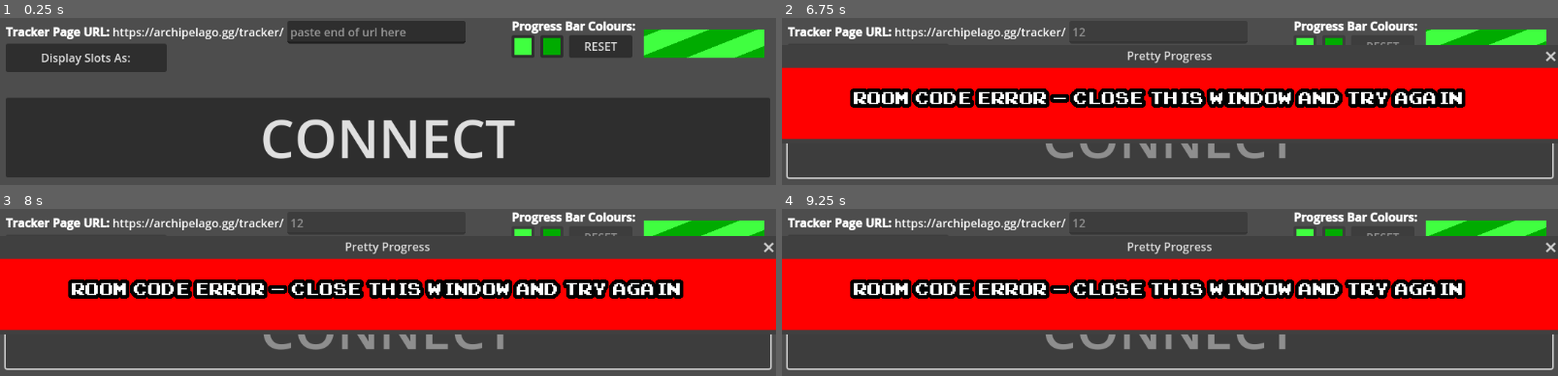
Above: before the commit, frames 1-4 (two rows, left to right).
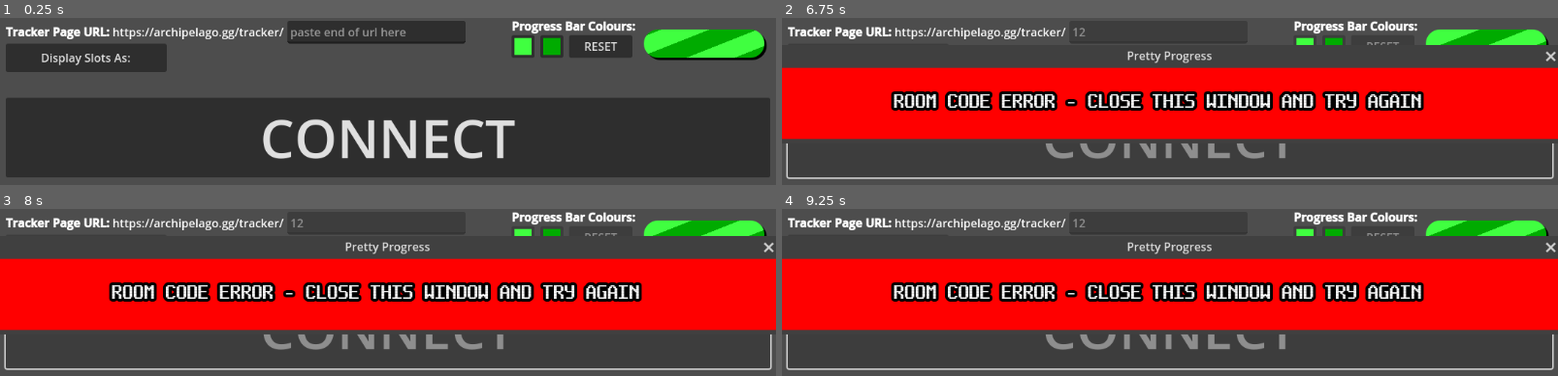
Above: after the commit, the same moments.

Repository: GirambQuamb/Archipelago-Pretty-Progress
Game: Godot game, scene res://launcher.tscn
Same seed, same stepped clock (60 frames per second), same inputs: the game is played once before the commit and once after it.
Inputs (mouse positions are in pixels of both pictures, inside the frame that each line leads up to):
- Up to frame 1 (0.25 s): no input
- Up to frame 2 (6.75 s): click (1162, 33) at 0.52 s; type "12" at 0.6 s; click "Display Slots As:" at 1.25 s; click "Display Slots As:" at 2 s; click "Display Slots As:" at 2.75 s; click "RESET" at 4.25 s; click "CONNECT" at 6.5 s
- Up to frame 3 (8 s): no input
- Up to frame 4 (9.25 s): no input

The runs differ from the first frame. In frame 1, 0.4% of the frame differs, in the area x 82-99%, y 6-26%; in frame 2, 8.2%; in frame 3, 8.2%, in the area x 8-99%, y 6-56%; in frame 4, 8.2%.

Commit message:
Drop Shadow + New Font
- Added a hard drop shadow to the progress bar. Might wanna make this optional...
- Changed the default font to a CC0 font
- Set up a theme for said font instead of hardcoding theme overrides. This will make it easier to add more font options.

Diff:
--- /dev/null
+++ b/src/Themes/Not Jam Mono Clean.tres
@@ -0,0 +1,8 @@
+[gd_resource type="Theme" load_steps=2 format=3 uid="uid://c743ogdx0ymj5"]
+
+[ext_resource type="FontFile" uid="uid://cy3wjom066hvw" path="res://Fonts/Not Jam Mono Clean 16.ttf" id="1_llel2"]
+
+[resource]
+RichTextLabel/constants/outline_size = 15
+RichTextLabel/font_sizes/normal_font_size = 30
+RichTextLabel/fonts/normal_font = ExtResource("1_llel2")
--- a/src/launcher.tscn
+++ b/src/launcher.tscn
@@ -1,9 +1,16 @@
-[gd_scene load_steps=7 format=3 uid="uid://cxie1vei3w84u"]
+[gd_scene load_steps=8 format=3 uid="uid://cxie1vei3w84u"]
 
 [ext_resource type="Shader" uid="uid://dy2oqw7mip222" path="res://stripes.gdshader" id="1_35oy0"]
 [ext_resource type="Script" uid="uid://b6npyi10pruty" path="res://launcher.gd" id="1_e8q7a"]
-[ext_resource type="FontFile" uid="uid://cwvifwisu5vjg" path="res://font.ttf" id="2_e8q7a"]
 [ext_resource type="Script" uid="uid://dca08o6wjlxjo" path="res://color_picking.gd" id="2_uy6ji"]
+[ext_resource type="Theme" uid="uid://c743ogdx0ymj5" path="res://Themes/Not Jam Mono Clean.tres" id="4_uy6ji"]
+
+[sub_resource type="StyleBoxFlat" id="StyleBoxFlat_88lnb"]
+bg_color = Color(0, 0, 0, 1)
+corner_radius_top_left = 25
+corner_radius_top_right = 25
+corner_radius_bottom_right = 25
+corner_radius_bottom_left = 25
 
 [sub_resource type="ShaderMaterial" id="ShaderMaterial_kjcl2"]
 shader = ExtResource("1_35oy0")
@@ -14,8 +21,8 @@
 shader_parameter/speed = 0.1
 shader_parameter/angle = 0.1
 
-[sub_resource type="StyleBoxFlat" id="StyleBoxFlat_88lnb"]
-bg_color = Color(0.122252, 0.122252, 0.122252, 1)
+[sub_resource type="StyleBoxFlat" id="StyleBoxFlat_uy6ji"]
+bg_color = Color(0.194349, 0.194349, 0.194349, 1)
 corner_radius_top_left = 25
 corner_radius_top_right = 25
 corner_radius_bottom_right = 25
@@ -126,16 +133,34 @@
 color = Color(0, 0.670588, 0, 1)
 edit_alpha = false
 
-[node name="Progress Bar Preview" type="ColorRect" parent="Options/Color Picking"]
+[node name="Shadow Preview" type="Panel" parent="Options/Color Picking"]
 clip_children = 1
-layout_mode = 0
+layout_mode = 2
+offset_left = 187.0
+offset_top = -45.0
+offset_right = 355.0
+offset_bottom = -5.0
+theme_override_styles/panel = SubResource("StyleBoxFlat_88lnb")
+
+[node name="Progress Bar" type="ColorRect" parent="Options/Color Picking/Shadow Preview"]
+layout_mode = 0
+offset_right = 1000.0
+offset_bottom = 40.0
+color = Color(0, 0, 0, 1)
+metadata/_edit_lock_ = true
+
+[node name="Progress Bar Preview" type="Panel" parent="Options/Color Picking"]
+clip_children = 1
+layout_mode = 2
 offset_left = 184.0
 offset_top = -48.0
 offset_right = 352.0
 offset_bottom = -8.0
+theme_override_styles/panel = SubResource("StyleBoxFlat_88lnb")
 
 [node name="Progress Bar" type="ColorRect" parent="Options/Color Picking/Progress Bar Preview"]
 material = SubResource("ShaderMaterial_kjcl2")
+layout_mode = 0
 offset_right = 1000.0
 offset_bottom = 40.0
 color = Color(0, 1, 0.166667, 1)
@@ -182,13 +207,21 @@
 [node name="Timer" type="Timer" parent="Single Game Window"]
 wait_time = 10.0
 
+[node name="Shadow" type="PanelContainer" parent="Single Game Window"]
+clip_children = 2
+offset_left = 43.0
+offset_top = 33.0
+offset_right = 1043.0
+offset_bottom = 73.0
+theme_override_styles/panel = SubResource("StyleBoxFlat_88lnb")
+
 [node name="Display Panel" type="PanelContainer" parent="Single Game Window"]
 clip_children = 2
 offset_left = 40.0
 offset_top = 30.0
 offset_right = 1040.0
 offset_bottom = 70.0
-theme_override_styles/panel = SubResource("StyleBoxFlat_88lnb")
+theme_override_styles/panel = SubResource("StyleBoxFlat_uy6ji")
 
 [node name="Display Parent" type="Control" parent="Single Game Window/Display Panel"]
 layout_mode = 2
@@ -213,20 +246,14 @@
 clip_contents = false
 layout_mode = 0
 offset_left = 56.0
-offset_top = 37.0
+offset_top = 34.0
 offset_right = 1024.0
-offset_bottom = 1152.0
-theme_override_colors/font_outline_color = Color(0, 0, 0, 1)
-theme_override_constants/table_v_separation = 15
-theme_override_constants/table_h_separation = 30
-theme_override_constants/outline_size = 20
-theme_override_fonts/normal_font = ExtResource("2_e8q7a")
-theme_override_font_sizes/normal_font_size = 17
-bbcode_enabled = true
-text = "[center]total checks: 20/1049[/center]"
+offset_bottom = 65.0
+theme = ExtResource("4_uy6ji")
+bbcode_enabled = true
+text = "[center]Total Checks: 20/1049[/center]"
 fit_content = true
 scroll_active = false
-metadata/_edit_lock_ = true
 
 [node name="Display Parent B" type="Control" parent="Single Game Window/Display Panel/Display Parent"]
 layout_mode = 3
@@ -248,20 +275,14 @@
 clip_contents = false
 layout_mode = 0
 offset_left = 56.0
-offset_top = 37.0
+offset_top = 34.0
 offset_right = 1024.0
-offset_bottom = 1152.0
-theme_override_colors/font_outline_color = Color(0, 0, 0, 1)
-theme_override_constants/table_v_separation = 15
-theme_override_constants/table_h_separation = 30
-theme_override_constants/outline_size = 20
-theme_override_fonts/normal_font = ExtResource("2_e8q7a")
-theme_override_font_sizes/normal_font_size = 17
-bbcode_enabled = true
-text = "[center]total checks: 20/1049[/center]"
+offset_bottom = 65.0
+theme = ExtResource("4_uy6ji")
+bbcode_enabled = true
+text = "[center]Total Checks: 20/1049[/center]"
 fit_content = true
 scroll_active = false
-metadata/_edit_lock_ = true
 
 [node name="Error" type="ColorRect" parent="Single Game Window"]
 visible = false
@@ -278,12 +299,7 @@
 offset_top = 69.0
 offset_right = 1024.0
 offset_bottom = 1184.0
-theme_override_colors/font_outline_color = Color(0, 0, 0, 1)
-theme_override_constants/table_v_separation = 15
-theme_override_constants/table_h_separation = 30
-theme_override_constants/outline_size = 20
-theme_override_fonts/normal_font = ExtResource("2_e8q7a")
-theme_override_font_sizes/normal_font_size = 17
+theme = ExtResource("4_uy6ji")
 bbcode_enabled = true
 text = "[center]ROOM CODE ERROR - CLOSE THIS WINDOW AND TRY AGAIN[/center]"
 fit_content = true
Binary file added: src/Fonts/Not Jam Mono Clean 16.ttf
Not shown, added: src/Fonts/Not Jam Mono Clean 16.ttf.import
Renamed: src/font.ttf -> src/Fonts/font.ttf
Not shown, changed: src/Fonts/font.ttf.import
